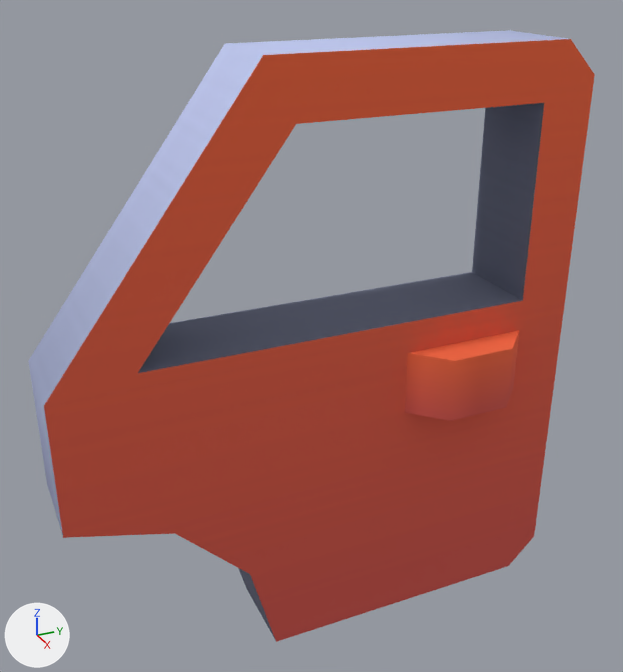
Renders of the FBX model Models/Debris/door-l.fbx from each side of a commit.
One viewpoint serves both versions: a camera (50 mm lens) standing at (1.032, -0.483, 1.021) and looking at (-0.025, -0.007, 0.493). The axes (+X, +Y, +Z) are drawn at lower left. The lights are the same throughout. Vertices at the same position are counted once.

Script lines for the objects in view, before the commit:
```python
me_body_door_l = bpy.data.meshes.new('body_door-l')
me_body_door_l.from_pydata(...)  # 37 vertices, 68 faces; spans x -0.094..0.094, y -0.4..0.4, z 0.0..0.9
me_body_door_l.materials.append(mat_colormap_047)  # picture img_colormap_png
ob_door_l = bpy.data.objects.new('door-l', me_body_door_l)
ob_door_l.location = (0.0, 0.0, 0.0)
```
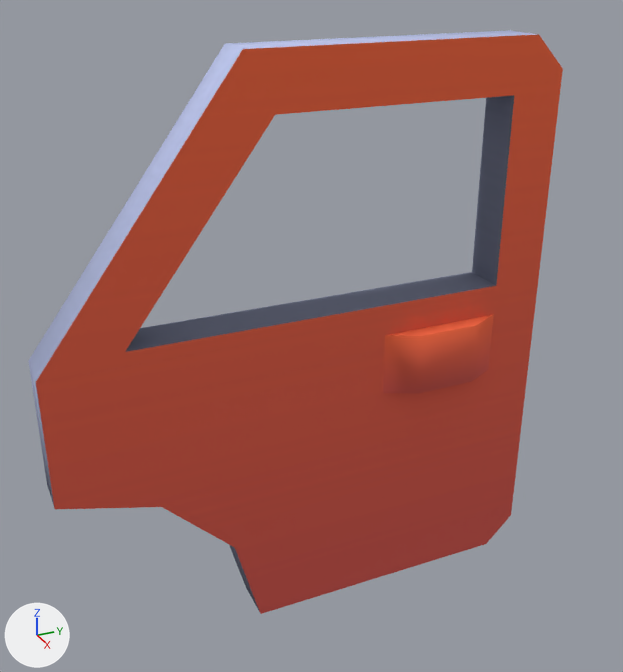
The newer file is also turned or shifted as a whole; pictures and numbers use the older file's frame.

Changed parts and their boxes [x1, y1, x2, y2] in the pictures (623 x 672 px; the box of a moved part takes in the faces that stretch with it):
'door-l', reshaped
    before: [28, 30, 595, 642]
    after: [28, 30, 563, 614]
part 1 of me_body_door_l, moved or reshaped
    before: [405, 331, 519, 421]
    after: [383, 314, 494, 394]
part 2 of me_body_door_l, moved or reshaped
    before: [33, 32, 595, 642]
    after: [33, 32, 563, 614]

The edits, one by one:
me_body_door_l is used by ob_door_l; location (0.0, 0.0, 0.0).
me_body_door_l had 37 vertices, 68 faces and spanned x -0.094..0.094, y -0.4..0.4, z 0.0..0.9.
me_body_door_l now has 37 vertices, 68 faces and spans x -0.094..0.0, y -0.4..0.4, z 0.0..0.9.
me_body_door_l part 1: the loose piece of 8 vertices spanning x 0.044..0.094, y 0.117..0.317, z 0.37..0.47 is scaled about its middle by (0.5, 1, 1), then moved by (-0.081, 0.0, 0.0).
Part 2, on me_body_door_l:
8 vertices are removed from x 0.044, y -0.4..0.317, z 0.15..0.9.
31 faces are deleted.
6 vertices in x 0.044, y -0.1..0.4, z 0.0..0.9 move by (-0.069, 0.0, 0.0).
1 vertex is added at (-0.059, -0.281, 0.52).
7 new vertices lie (0.069, 0.0, 0.0) away from vertices in x -0.094, y -0.4..0.317, z 0.15..0.9.
31 new faces join them.
